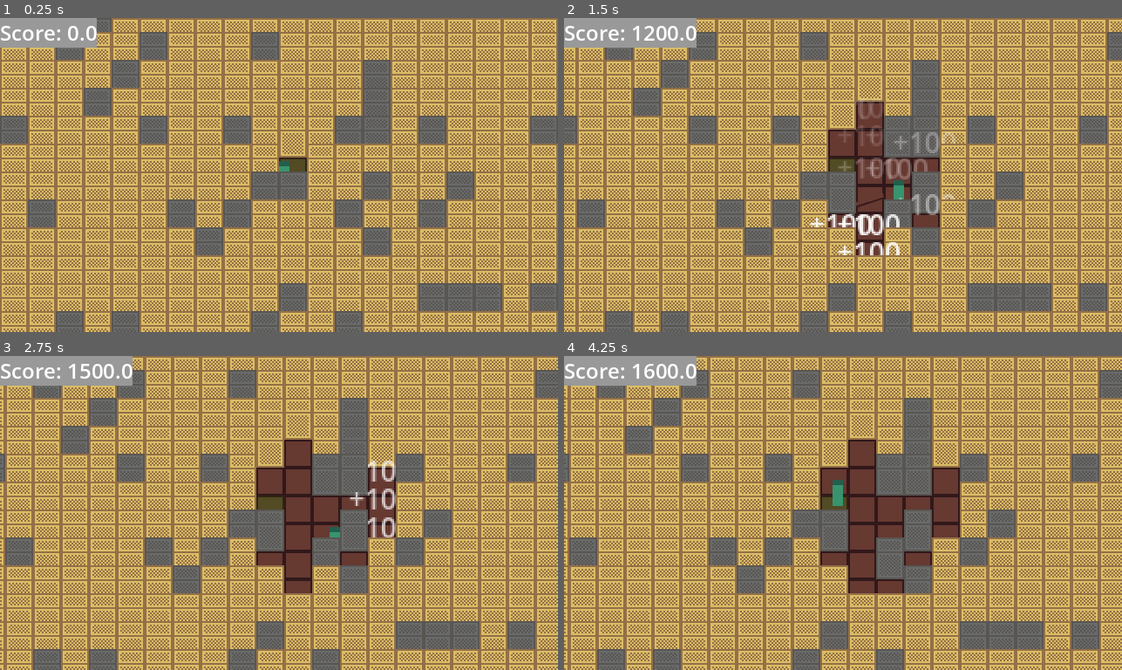
Above: before the commit, frames 1-4 (two rows, left to right).
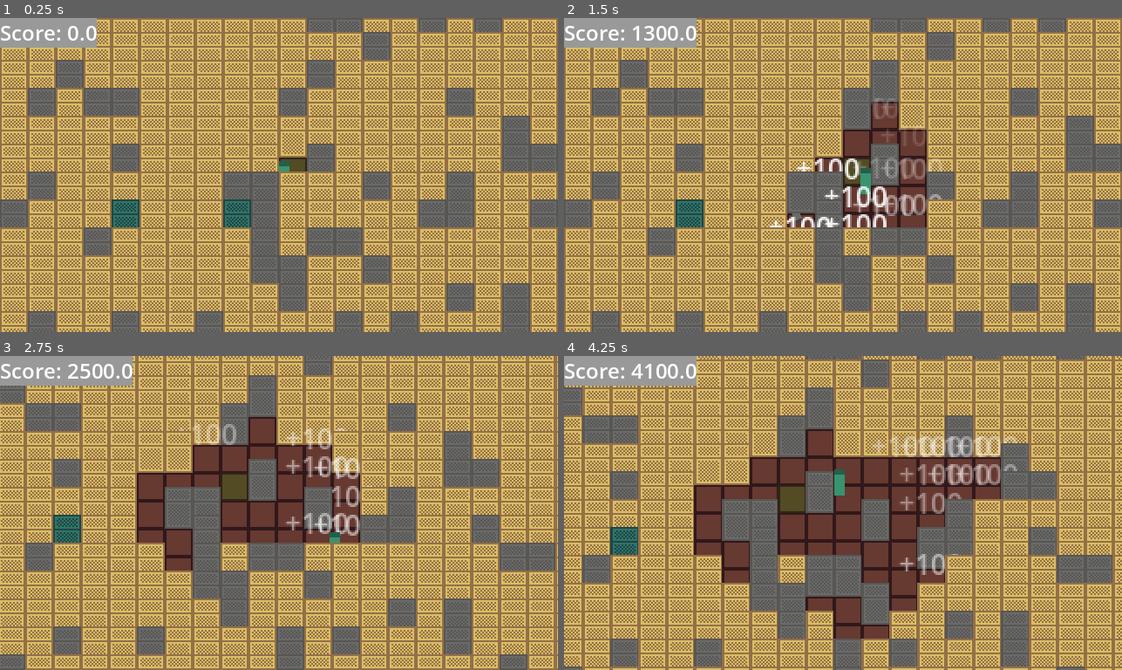
Above: after the commit, the same moments.

Repository: shuofsin/notsowingsimulator
Game: Godot game, scene res://Scenes/Worlds/test_world.tscn
Same seed, same stepped clock (60 frames per second), same inputs: the game is played once before the commit and once after it.
Inputs (mouse positions are in pixels of both pictures, inside the frame that each line leads up to):
- Up to frame 1 (0.25 s): no input
- Up to frame 2 (1.5 s): tap Enter at 0.5 s; move the mouse to (965, 159) at 0.52 s; hold D (move_right) 0.53-1.28 s; click (965, 159) at 0.6 s; move the mouse to (731, 190) at 1.27 s; hold S (move_down) from 1.28 s (still down); click (731, 190) at 1.35 s
- Up to frame 3 (2.75 s): move the mouse to (334, 443) at 2.02 s; release S (move_down) at 2.03 s; hold D (move_right) from 2.03 s (still down); click (334, 443) at 2.1 s
- Up to frame 4 (4.25 s): move the mouse to (815, 575) at 2.77 s; release D (move_right) at 2.78 s; hold W (move_up) 2.78-3.53 s; click (815, 575) at 2.85 s; move the mouse to (1010, 560) at 3.52 s; hold A (move_left) from 3.53 s (still down); click (1010, 560) at 3.6 s

The runs differ from the first frame. In frame 1, 25% of the frame differs, in the area x 0-100%, y 0-100%; in frame 2, 54%; in frame 3, 66%; in frame 4, 71%.

Commit message:
Added buffs?

Diff:
--- /dev/null
+++ b/Scenes/Environment/buff_block.tscn
@@ -0,0 +1,62 @@
+[gd_scene load_steps=8 format=3 uid="uid://clkojeglfd6hw"]
+
+[ext_resource type="Script" uid="uid://bb5g5xcgqmo4v" path="res://Scripts/Environment/buff_block.gd" id="1_ddd3c"]
+[ext_resource type="Texture2D" uid="uid://b240lvd7bvqui" path="res://Assets/Art/Environment/proto_block.png" id="2_aikbg"]
+[ext_resource type="PackedScene" uid="uid://cma7qsnrbnsu" path="res://Scenes/Components/health_component.tscn" id="3_y7ek1"]
+[ext_resource type="Script" uid="uid://355luf48vjkt" path="res://Scripts/Component/healthbox_component.gd" id="4_1pc33"]
+
+[sub_resource type="RectangleShape2D" id="RectangleShape2D_y7ek1"]
+size = Vector2(16, 15)
+
+[sub_resource type="RectangleShape2D" id="RectangleShape2D_14p6f"]
+size = Vector2(16, 24)
+
+[sub_resource type="StyleBoxFlat" id="StyleBoxFlat_y7ek1"]
+bg_color = Color(0.29236755, 0.6950625, 0.4222486, 1)
+corner_radius_top_left = 6
+corner_radius_top_right = 6
+corner_radius_bottom_right = 6
+corner_radius_bottom_left = 6
+
+[node name="BuffBlock" type="StaticBody2D"]
+script = ExtResource("1_ddd3c")
+
+[node name="Sprite2D" type="Sprite2D" parent="."]
+modulate = Color(0.21595871, 0.61956334, 0.99999994, 1)
+position = Vector2(0, -4)
+texture = ExtResource("2_aikbg")
+
+[node name="CollisionShape2D" type="CollisionShape2D" parent="."]
+position = Vector2(0, 0.5)
+shape = SubResource("RectangleShape2D_y7ek1")
+
+[node name="HealthComponent" parent="." instance=ExtResource("3_y7ek1")]
+unique_name_in_owner = true
+position = Vector2(0, -4)
+
+[node name="HealthboxComponent" type="Area2D" parent="." node_paths=PackedStringArray("health_component")]
+script = ExtResource("4_1pc33")
+health_component = NodePath("../HealthComponent")
+metadata/_custom_type_script = "uid://355luf48vjkt"
+
+[node name="CollisionShape2D" type="CollisionShape2D" parent="HealthboxComponent"]
+modulate = Color(0.74209034, 0.83496773, 0.2738785, 1)
+position = Vector2(0, -4)
+shape = SubResource("RectangleShape2D_14p6f")
+
+[node name="ProgressBar" type="ProgressBar" parent="."]
+unique_name_in_owner = true
+z_index = 2
+anchors_preset = 8
+anchor_left = 0.5
+anchor_top = 0.5
+anchor_right = 0.5
+anchor_bottom = 0.5
+offset_left = -11.0
+offset_top = -22.0
+offset_right = 11.0
+offset_bottom = -18.0
+grow_horizontal = 2
+grow_vertical = 2
+theme_override_styles/fill = SubResource("StyleBoxFlat_y7ek1")
+show_percentage = false
--- a/Scenes/Environment/temp_tile_map.tscn
+++ b/Scenes/Environment/temp_tile_map.tscn
@@ -12,6 +12,7 @@
 2:0/0 = 0
 2:0/0/z_index = -1
 3:0/0 = 0
+4:0/0 = 0
 
 [sub_resource type="TileSet" id="TileSet_v1431"]
 sources/0 = SubResource("TileSetAtlasSource_v6tv3")
--- /dev/null
+++ b/Scripts/Environment/buff_block.gd
@@ -0,0 +1,24 @@
+extends StaticBody2D
+
+@onready var points_scene: PackedScene = preload("res://Scenes/GUI/points.tscn")
+@onready var health_component: HealthComponent = %HealthComponent
+@onready var progress_bar: ProgressBar = %ProgressBar
+var cell_position: Vector2
+var health: int
+
+func _ready() -> void:
+	health_component.MAX_HEALTH = health
+	health_component.health = health
+
+func _process(_delta: float) -> void:
+	if health_component.health <= 0:
+		var new_points: Node2D = points_scene.instantiate()
+		new_points.global_position = global_position
+		get_parent().add_child(new_points)
+		Global.score += 100
+		Global.map.set_cell(cell_position, 0, Vector2i(1, 0), 0)
+		Global.player.buff_timer = Global.player.TOTAL_BUFF_TIME
+		queue_free()
+
+	progress_bar.visible = (health_component.health != health_component.MAX_HEALTH)
+	progress_bar.value = (health_component.health / health_component.MAX_HEALTH * 100)
--- a/Scripts/Environment/temp_tile_map.gd
+++ b/Scripts/Environment/temp_tile_map.gd
@@ -4,8 +4,10 @@
 const WORLD_DENSITY: int = 5
 var block_scene: PackedScene = preload("res://Scenes/Environment/temp_block.tscn")
 var rock_scene: PackedScene = preload("res://Scenes/Environment/temp_rock.tscn")
+var buff_scene: PackedScene = preload("res://Scenes/Environment/buff_block.tscn")
 var block_health: int = 10;
 const ROCK_CHANCE: float = 0.2
+const BUFF_CHANCE: float = 0.005
 var blocks: Dictionary[Vector2i, StaticBody2D]
 
 func _ready() -> void:
@@ -43,6 +45,14 @@
 				new_rock.global_position = to_global(map_to_local(cell_coords))
 				blocks.set(cell_coords, new_rock)
 				get_parent().add_child.call_deferred(new_rock)
+			elif randi_range(0, int(1/BUFF_CHANCE)) == 0:
+				set_cell(cell_coords, 0, Vector2i(4, 0), 0)
+				var new_block: StaticBody2D = buff_scene.instantiate()
+				new_block.global_position = to_global(map_to_local(cell_coords))
+				new_block.cell_position = cell_coords
+				new_block.health = block_health
+				blocks.set(cell_coords, new_block)
+				get_parent().add_child.call_deferred(new_block)
 			else:
 				set_cell(cell_coords, 0, Vector2i(0, 0), 0)
 				var new_block: StaticBody2D = block_scene.instantiate()
--- a/Scripts/Player/player.gd
+++ b/Scripts/Player/player.gd
@@ -16,6 +16,9 @@
 var is_swinging: bool = false
 var swing_reset_timer: float
 var SWING_RESET_TIME: float = 0.2
+var is_buffed: bool = false
+var buff_timer: float
+var TOTAL_BUFF_TIME: float = 3.0
 @onready var hitbox_small: HitboxComponent = %HitboxSmall
 @onready var tool_sprite: Sprite2D = %ToolSprite
 @onready var sounds: AudioStreamPlayer2D = %Sounds
@@ -27,6 +30,13 @@
 func _process(_delta: float) -> void:
 	if Input.is_action_just_pressed("use") and !is_swinging:
 		_swing()
+
+	if is_buffed:
+		speed = 1.5 * 50.0
+		total_swing_time = 0.2
+		hitbox_small.scale = Vector2(1.5, 1.5)
+		hitbox_small.attack.attack_damage = base_tool_damage * 1.5
+		return
 
 	speed = stats.speed * 50.0
 	total_swing_time = (1/stats.swing_speed) * 0.4
@@ -40,6 +50,12 @@
 	swing_reset_timer -= delta
 	if !is_swinging && swing_reset_timer <= 0:
 		swing_number = 0
+
+	if buff_timer >= 0:
+		buff_timer -= delta
+		is_buffed = true
+	else:
+		is_buffed = false
 
 	move_and_slide()
 
Binary file changed: Assets/Art/Environment/tilemap-wheat.aseprite
Binary file changed: Assets/Art/Environment/tilemap-wheat.png
Not shown, added: Scripts/Environment/buff_block.gd.uid
